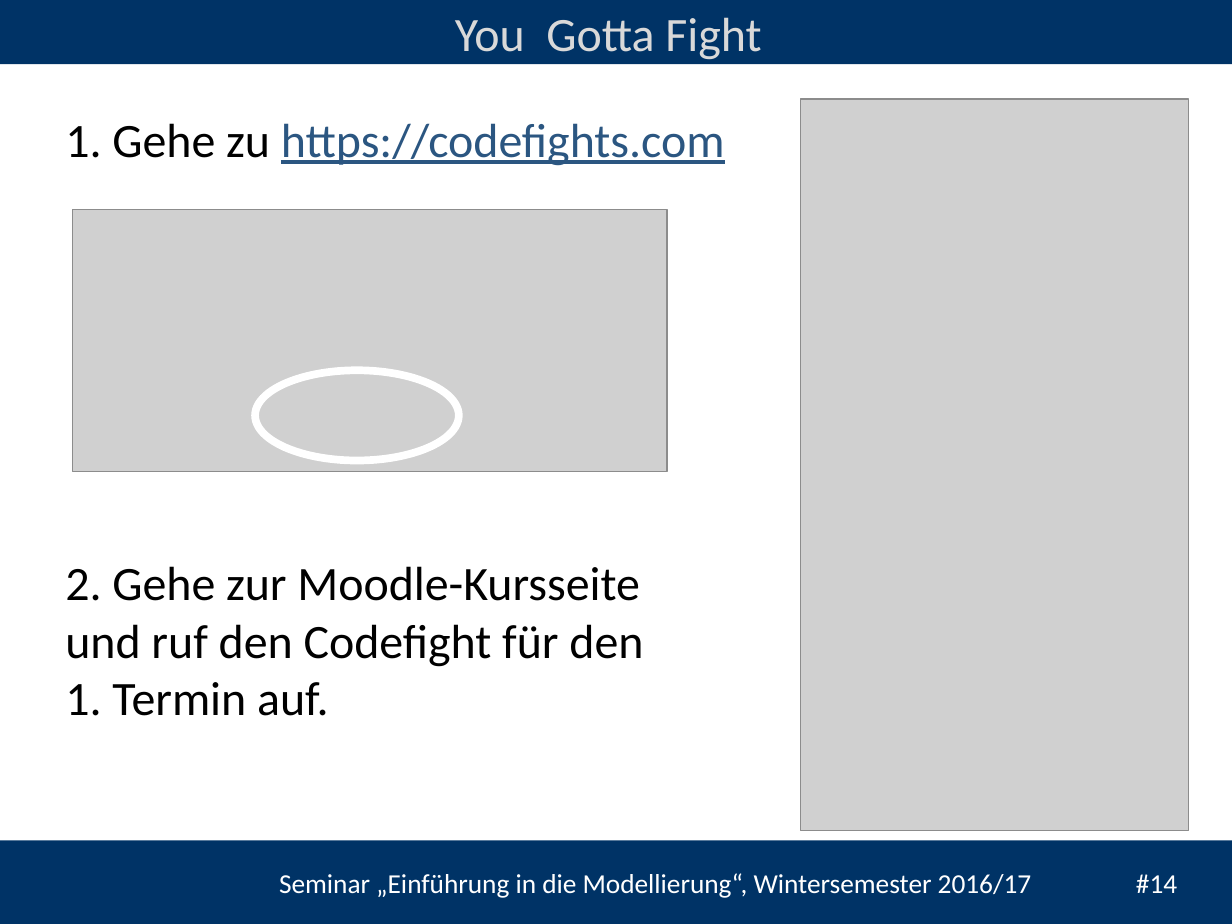
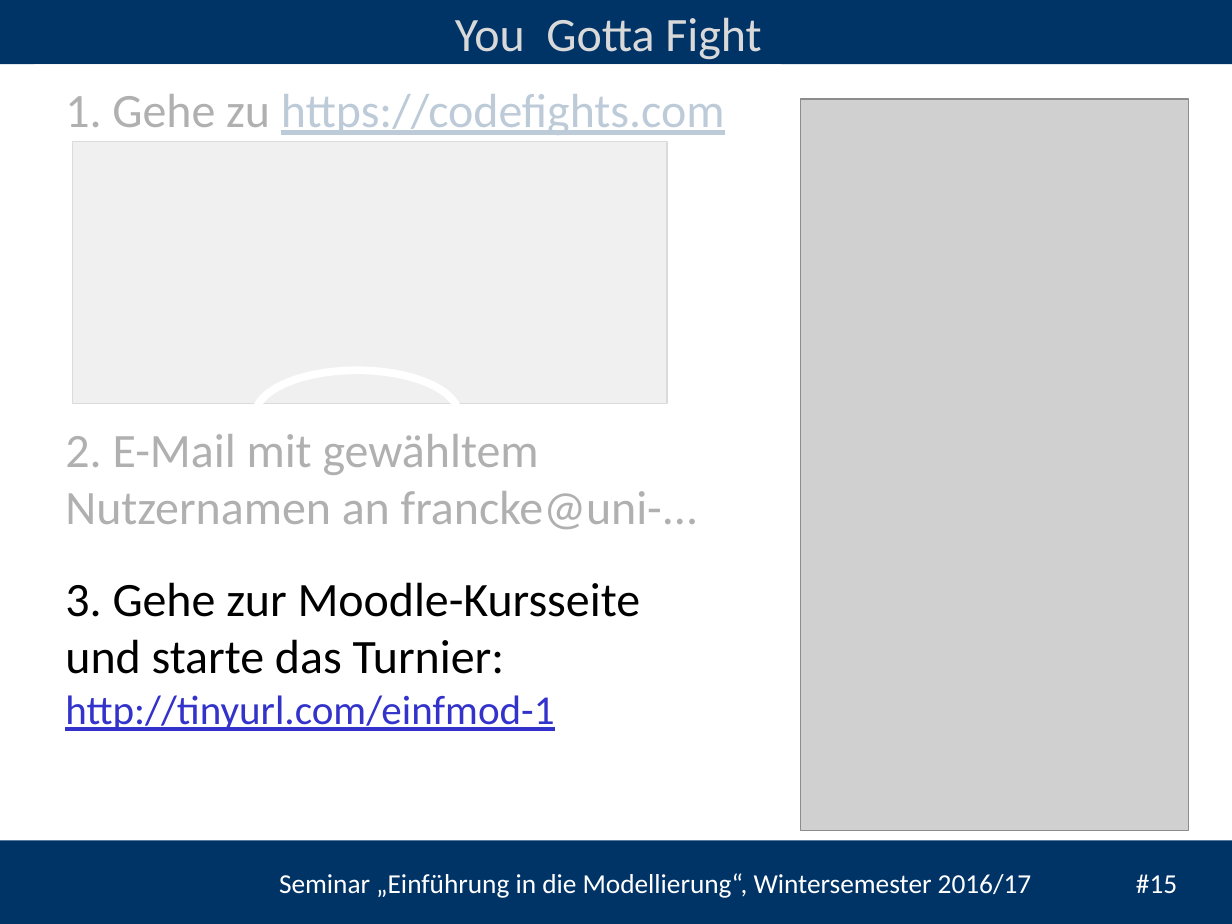
Before and after one commit to heistermann/Einf_Modellierung, a slide deck: slide 15 of Termin_1/folien/UebungModellierung#1.pptx (slide 14 before the commit). Drawn at 1232x924 pixels with LibreOffice and Linux fonts; fonts in the diff are those of the drawing; grey boxes stand for pictures; background and template pictures are left out. Boxes give left, top, right and bottom in pixels: in the first picture for what was removed or moved away, otherwise in the second. Text is boxed around its words. In the diff, an @@ line names an element or a change of style, - is before the commit and + after.

```diff
--- a/Termin_1/folien/UebungModellierung#1.pptx
+++ b/Termin_1/folien/UebungModellierung#1.pptx
@@ rectangle added at [34,64,781,549], fill #FFFFFF at 69% opacity @@
@@ text "1. Gehe zu https://codefights.com": place and size @@
-text "1. Gehe zu https://codefights.com" at [65,123,725,166]
+text "1. Gehe zu https://codefights.com" at [65,94,725,135]
@@ picture: place and size @@
-picture at [73,209,667,472]
+picture at [73,142,667,404]
@@ text added at [65,434,698,529], 28 pt, text #000000 @@
+2. E-Mail mit gewähltem Nutzernamen an francke@uni-...
@@ text at [65,582,641,731]: text changed @@
-2. Gehe zur Moodle-Kursseite
-und ruf den Codefight für den
-1. Termin auf.
+3. Gehe zur Moodle-Kursseite
+und starte das Turnier: http://tinyurl.com/einfmod-1
@@ text at [279,873,1177,898]: text changed @@
-Seminar „Einführung in die Modellierung“, Wintersemester 2016/17 #14
+Seminar „Einführung in die Modellierung“, Wintersemester 2016/17 #15
```
Also in this commit, not shown: 1 slide added.
